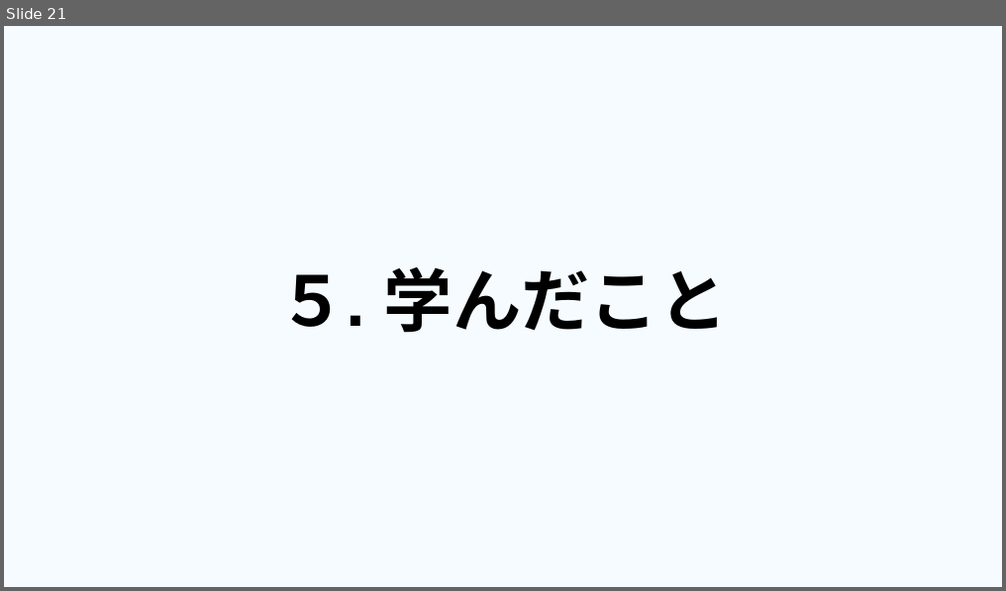
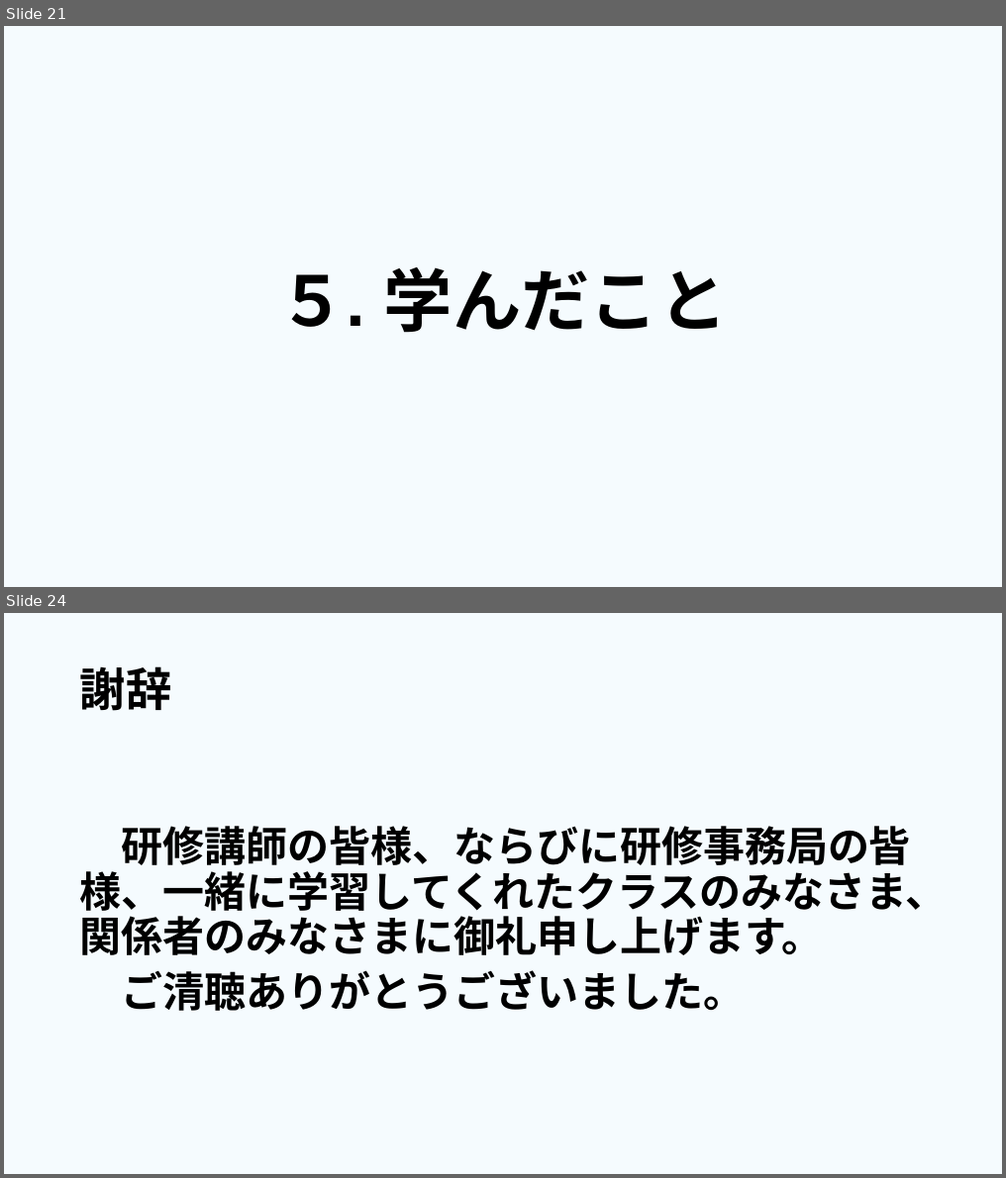
Before and after one commit to dojo2023/E-4, a slide deck: 共有用フォルダー/成果発表.pptx. Shown one above the other, each under a label of ours: slide 21 before the commit, slides 21 and 24 after it; the slides between them are not shown. The pictures are 1006x591 and 1006x1178 pixels, drawn with LibreOffice and Linux fonts; fonts in the diff are those of the drawing. Boxes give left, top, right and bottom in pixels: in the first picture for what was removed or moved away, otherwise in the second. Text is boxed around its words. In the diff, an @@ line names an element or a change of style, - is before the commit and + after.

```diff
--- a/共有用フォルダー/成果発表.pptx
+++ b/共有用フォルダー/成果発表.pptx
@@ slide 24 added at <box>4,613,1002,1174</box>, background #00B0F0 at 4% opacity @@
@@ title added at <box>80,666,171,711</box>, 44 pt, text #000000, bold @@
+謝辞
@@ text added at <box>80,826,947,1011</box>, 40 pt, text #000000, bold @@
+研修講師の皆様、ならびに研修事務局の皆様、一緒に学習してくれたクラスのみなさま、関係者のみなさまに御礼申し上げます。
+ご清聴ありがとうございました。
```
Also in this commit, not shown: 2 slides changed, 1 other slide added, 1 slide removed.
